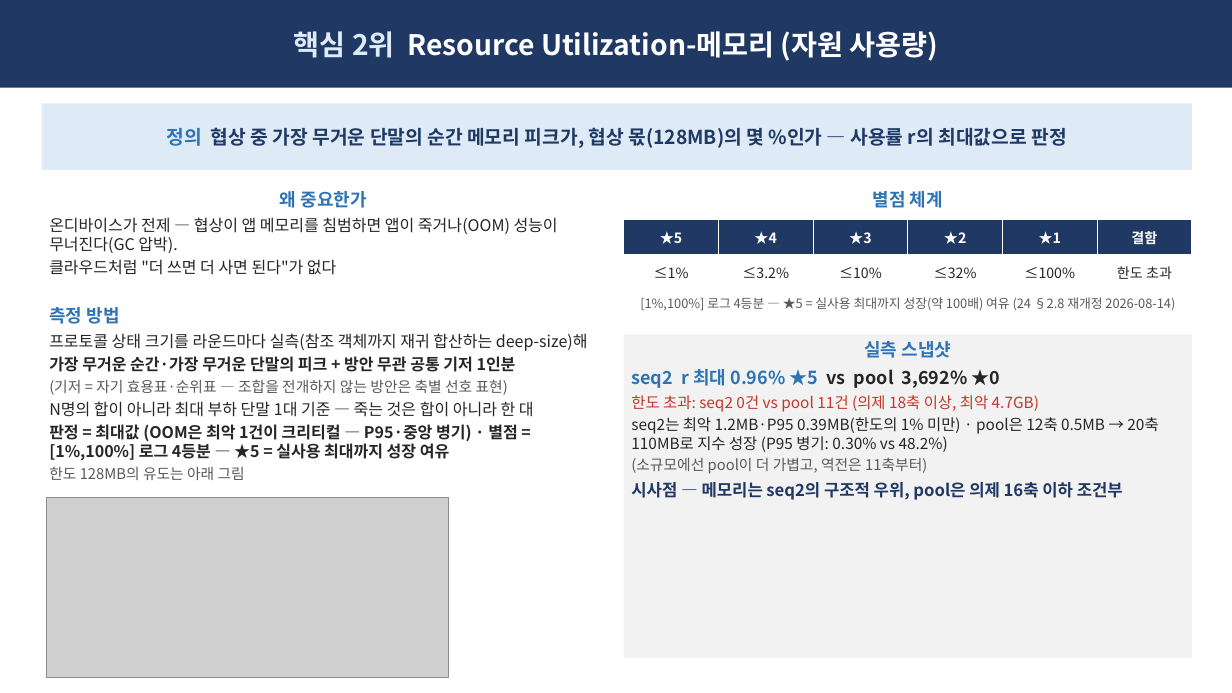
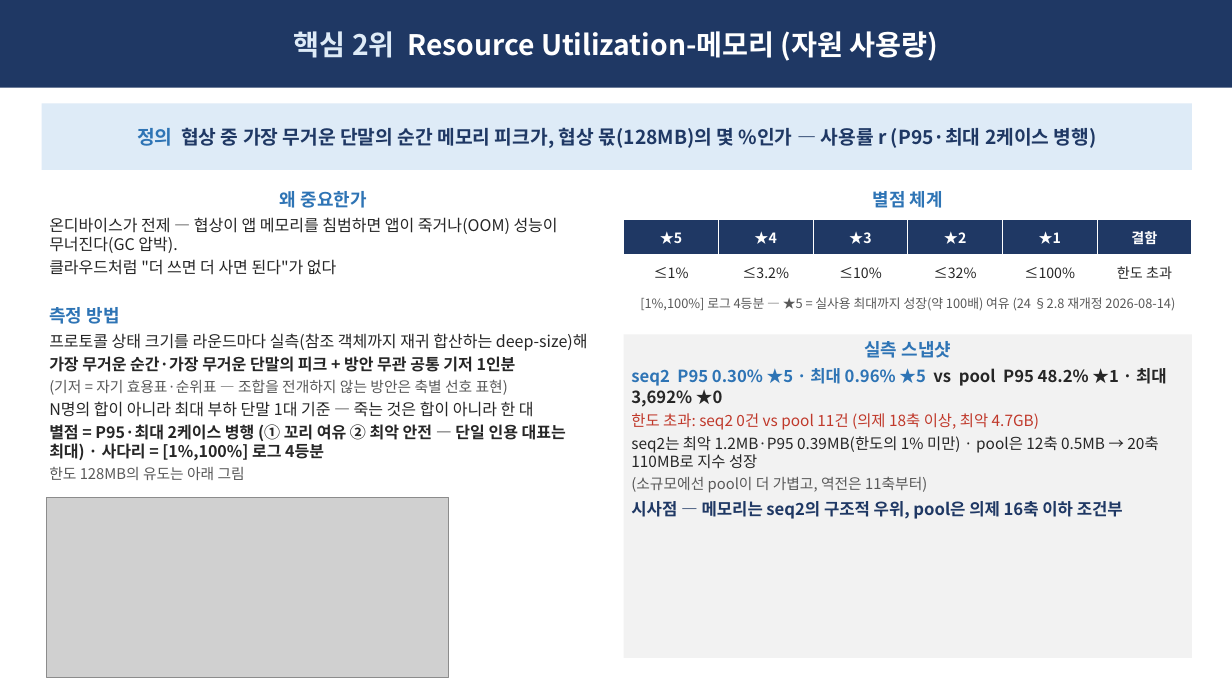
Before and after one commit to Sunwoo-Nam/architect-teamproject, a slide deck: slide 4 of docs/changbae/61-핵심QA-5종-임원-브리핑.pptx. Drawn at 1232x693 pixels with LibreOffice and Linux fonts; fonts in the diff are those of the drawing; grey boxes stand for pictures. Boxes give left, top, right and bottom in pixels: in the first picture for what was removed or moved away, otherwise in the second. Text is boxed around its words. In the diff, an @@ line names an element or a change of style, - is before the commit and + after.

```diff
--- a/docs/changbae/61-핵심QA-5종-임원-브리핑.pptx
+++ b/docs/changbae/61-핵심QA-5종-임원-브리핑.pptx
@@ text in rectangle at (137,127,1097,148): text changed @@
-정의 협상 중 가장 무거운 단말의 순간 메모리 피크가, 협상 몫(128MB)의 몇 %인가 — 사용률 r의 최대값으로 판정
+정의 협상 중 가장 무거운 단말의 순간 메모리 피크가, 협상 몫(128MB)의 몇 %인가 — 사용률 r (P95·최대 2케이스 병행)
@@ text in rectangle at (631,368,1167,407): text changed; size 14 to 13 pt; text colour #2E74B5 to #262626 @@
-seq2 r 최대 0.96% ★5 vs pool 3,692% ★0
+seq2 P95 0.30% ★5 · 최대 0.96% ★5 vs pool P95 48.2% ★1 · 최대 3,692% ★0
@@ text at (49,422,566,460): text changed @@
-판정 = 최대값 (OOM은 최악 1건이 크리티컬 — P95·중앙 병기) · 별점 = [1%,100%] 로그 4등분 — ★5 = 실사용 최대까지 성장 여유
+별점 = P95·최대 2케이스 병행 (① 꼬리 여유 ② 최악 안전 — 단일 인용 대표는 최대) · 사다리 = [1%,100%] 로그 4등분
@@ text in rectangle at (631,436,1158,468): text changed @@
-seq2는 최악 1.2MB·P95 0.39MB(한도의 1% 미만) · pool은 12축 0.5MB → 20축 110MB로 지수 성장 (P95 병기: 0.30% vs 48.2%)
+seq2는 최악 1.2MB·P95 0.39MB(한도의 1% 미만) · pool은 12축 0.5MB → 20축 110MB로 지수 성장
```
Also in this commit, not shown: 10 other files.
